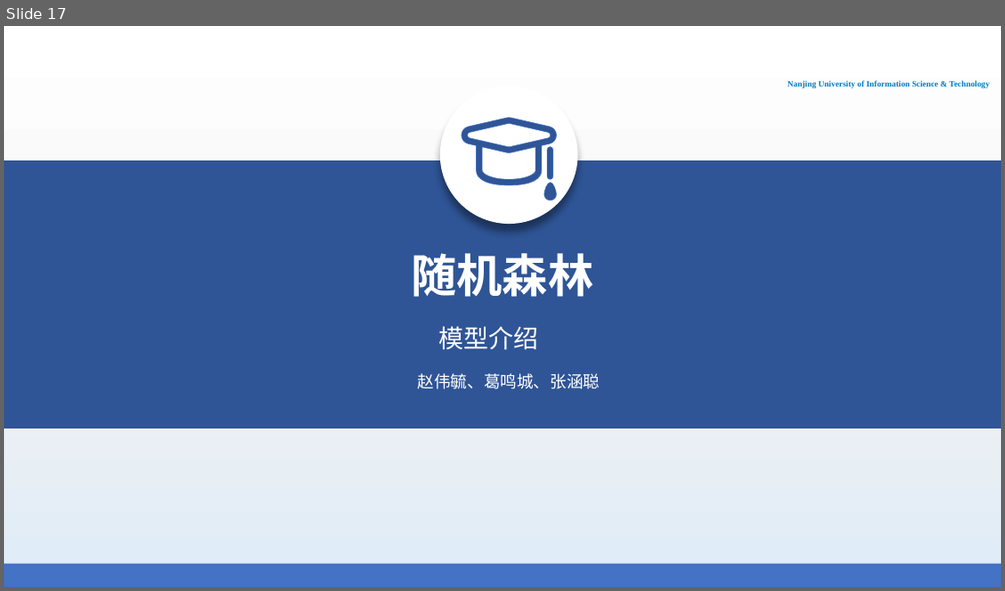
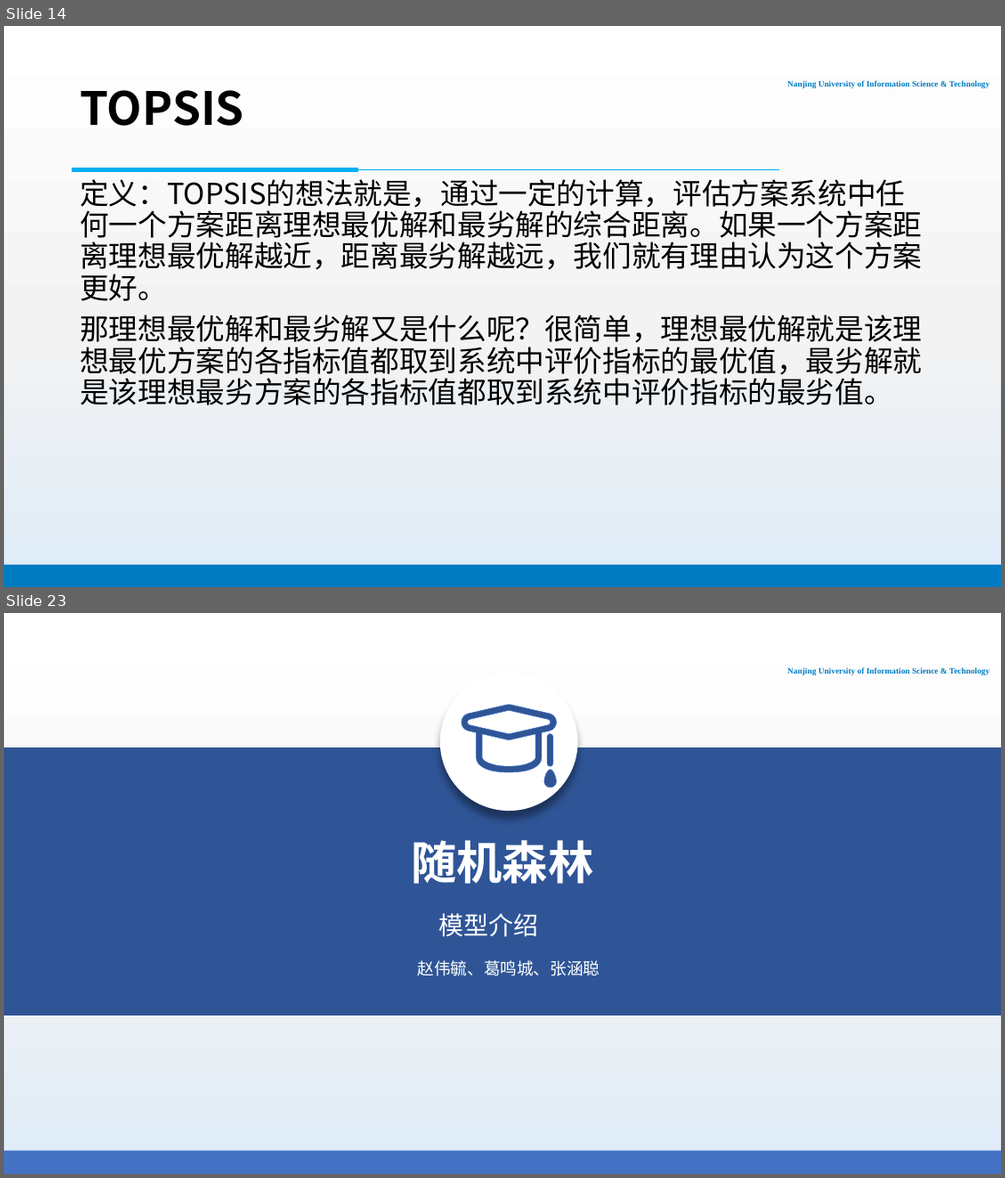
Before and after one commit to PhantomGMC/Week16-Math_model, a slide deck: 数模16周报告.pptx. Shown one above the other, each under a label of ours: slide 17 before the commit, slides 14 and 23 after it; the slides between them are not shown. The pictures are 1005x591 and 1005x1178 pixels, drawn with LibreOffice and Linux fonts; fonts in the diff are those of the drawing; background and template pictures are left out. Boxes give left, top, right and bottom in pixels: in the first picture for what was removed or moved away, otherwise in the second. Text is boxed around its words. In the diff, an @@ line names an element or a change of style, - is before the commit and + after.

```diff
--- a/数模16周报告.pptx
+++ b/数模16周报告.pptx
@@ slide 14 added at <box>4,26,1001,587</box>, background gradient #FFFFFF to #F3F3F3 to #DEEBF7; not listed: 2 template elements that a slide beside it also shows @@
@@ title added at <box>80,90,244,126</box>, 44 pt, text #000000, bold @@
+TOPSIS
@@ line added from (779, 169) to (73, 169), #00B0F0 0.5 pt @@
@@ rectangle added at <box>73,168,357,172</box>, fill #00B0F0, outline #00B0F0 1 pt @@
@@ text added at <box>80,179,922,405</box>, 28 pt, text #000000 @@
+定义：TOPSIS的想法就是，通过一定的计算，评估方案系统中任何一个方案距离理想最优解和最劣解的综合距离。如果一个方案距离理想最优解越近，距离最劣解越远，我们就有理由认为这个方案更好。
+那理想最优解和最劣解又是什么呢？很简单，理想最优解就是该理想最优方案的各指标值都取到系统中评价指标的最优值，最劣解就是该理想最劣方案的各指标值都取到系统中评价指标的最劣值。
@@ what was slide 17 is now slide 23 @@
```
Also in this commit, not shown: 13 slides changed, 7 other slides added, 3 slides removed.
